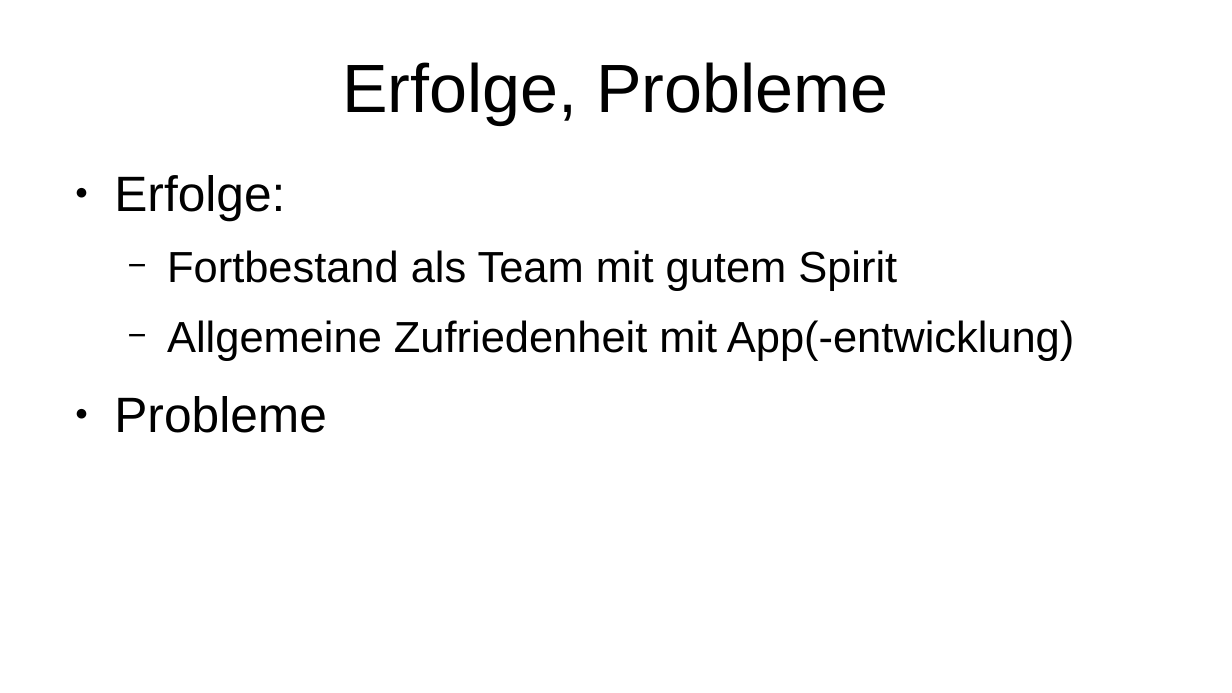
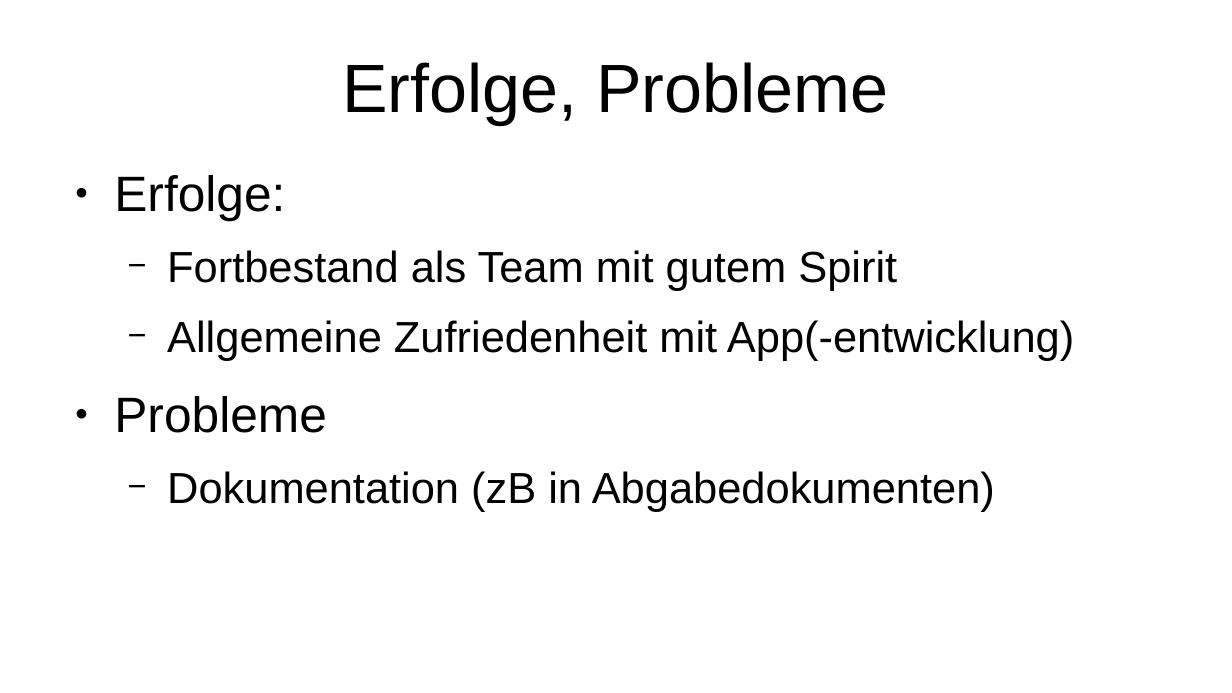
Before and after one commit to Gorg-tech/StudIQ, a slide deck: slide 5 of docs/Praesentation/Fachaustausch_Projektmanagement.pptx. Drawn at 1232x693 pixels with LibreOffice and Linux fonts; fonts in the diff are those of the drawing. Boxes give left, top, right and bottom in pixels: in the first picture for what was removed or moved away, otherwise in the second. Text is boxed around its words. In the diff, an @@ line names an element or a change of style, - is before the commit and + after.

```diff
--- a/docs/Praesentation/Fachaustausch_Projektmanagement.pptx
+++ b/docs/Praesentation/Fachaustausch_Projektmanagement.pptx
@@ text at (167,471,995,512): paragraph added @@
+  − Dokumentation (zB in Abgabedokumenten)
```
Also in this commit, not shown: 2 other slides changed.
